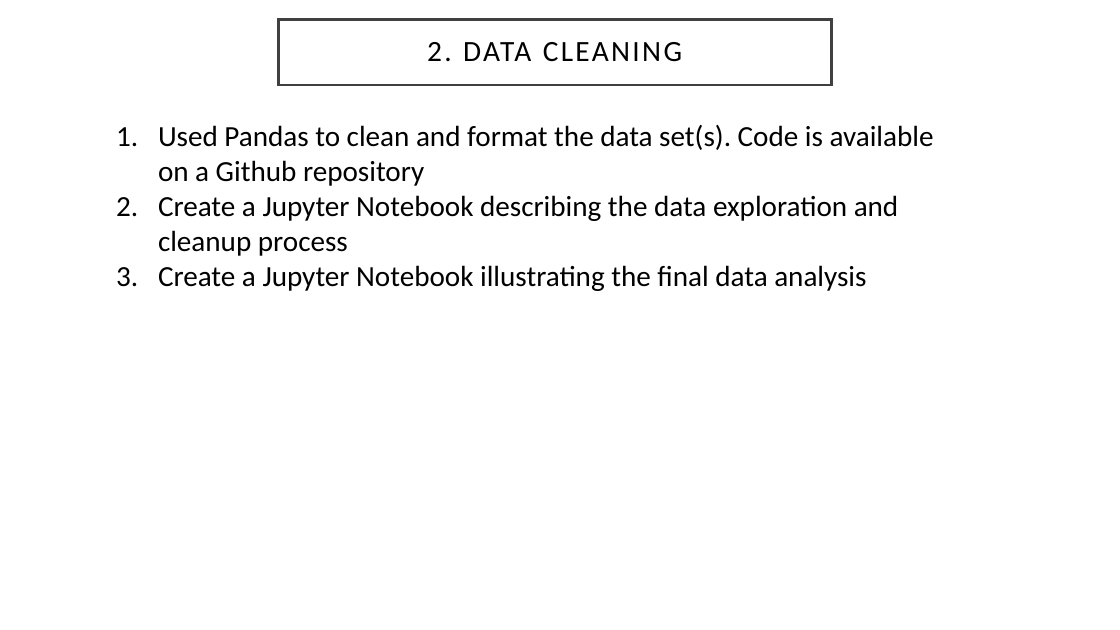
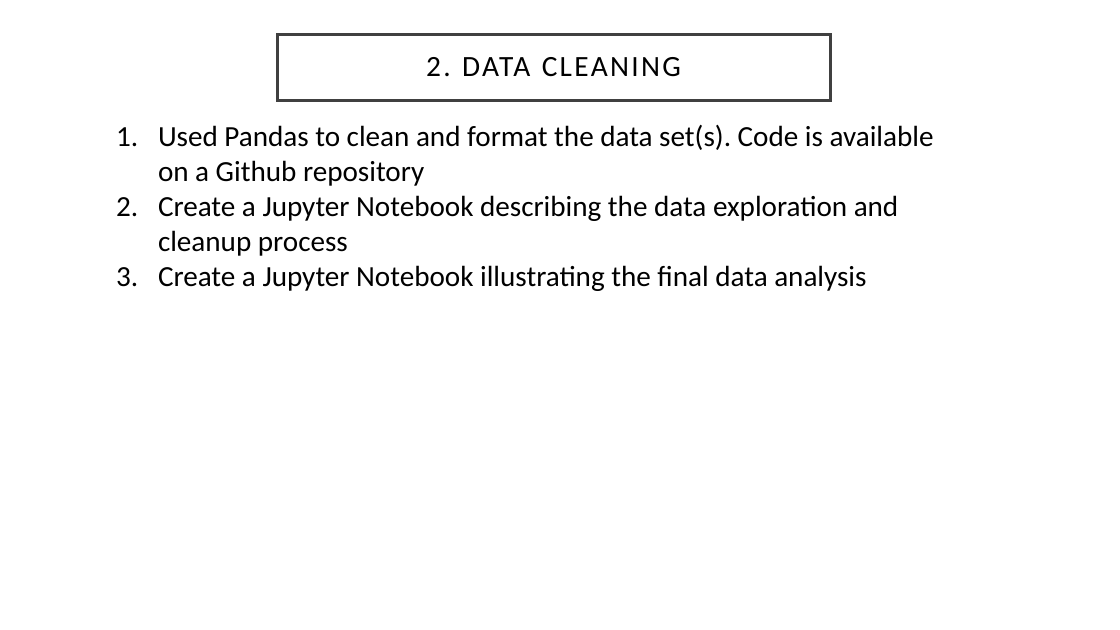
Before and after one commit to shrawantee/Project-Analysis-of-Violent-Crime-in-LA, a slide deck: slide 8 of Presentation/LACity Crime-Final Slides.pptx. Drawn at 1120x630 pixels with LibreOffice and Linux fonts; fonts in the diff are those of the drawing. Boxes give left, top, right and bottom in pixels: in the first picture for what was removed or moved away, otherwise in the second. Text is boxed around its words. In the diff, an @@ line names an element or a change of style, - is before the commit and + after.

```diff
--- a/Presentation/LACity Crime-Final Slides.pptx
+++ b/Presentation/LACity Crime-Final Slides.pptx
@@ title "2. DATA CLEANING": place and size @@
-title "2. DATA CLEANING" at box(278, 19, 831, 85)
+title "2. DATA CLEANING" at box(277, 34, 830, 100)
```
Also in this commit, not shown: 6 other slides changed, 8 slides added, 5 slides removed, 1 other file.
